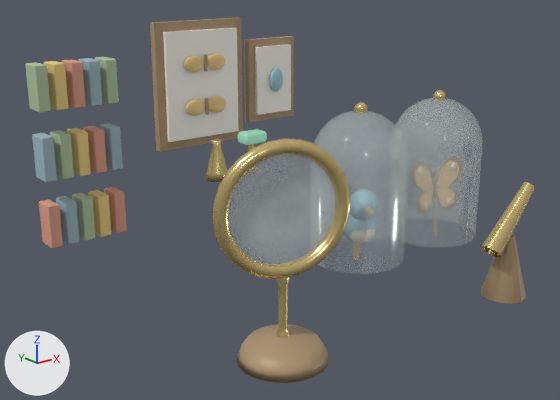
The glTF model assets/equipment/attention_instruments.glb, before and after one commit.
Before and after are seen from a 50 mm lens placed at (0.89, -3.31, 5.51), pointed at (4.12, 0.74, 3.89). Every picture has the same lights, and +X, +Y and +Z are marked at lower left. The picture after the commit comes second. Where no turn or scale is listed for an object, it has been applied to the vertices. Vertices at exactly the same position are counted once.

The scene before the commit, as lines of its bpy script (objects in view):
```python
ob_attention_static_instruments = bpy.data.objects.new('Attention_Static_Instruments', me_attention_static_instruments_mesh)
ob_attention_static_instruments.location = (0.0, 0.0, 0.0)
ob_magnifier_lens_head = bpy.data.objects.new('Magnifier_Lens_Head', me_magnifier_lens_head_mesh)
ob_magnifier_lens_head.location = (3.52, -0.05, 4.14)
ob_magnifier_stand_post = bpy.data.objects.new('Magnifier_Stand_Post', me_magnifier_stand_post_mesh)
ob_magnifier_stand_post.location = (3.52, -0.05, 3.2)
```
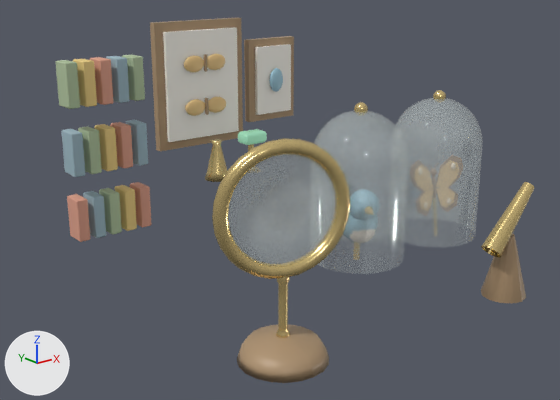
What differs and where, as boxes (x1, y1, x2, y2) in the pictures (560 x 400 px; the box of a moved part takes in the faces that stretch with it):
'Attention_Static_Instruments', reshaped (6% narrower): before (25, 18, 535, 383); after (56, 18, 535, 383)
part 1 of me_attention_static_instruments_mesh, moved or reshaped: before (39, 199, 63, 249); after (67, 194, 90, 242)
part 2 of me_attention_static_instruments_mesh, moved or reshaped: before (104, 187, 127, 233); after (130, 182, 152, 227)
part 3 of me_attention_static_instruments_mesh, moved or reshaped: before (83, 126, 107, 173); after (110, 122, 133, 168)
part 4 of me_attention_static_instruments_mesh, moved or reshaped: before (61, 59, 86, 108); after (90, 57, 114, 105)
part 5 of me_attention_static_instruments_mesh, moved or reshaped: before (56, 196, 79, 245); after (83, 191, 106, 238)
part 6 of me_attention_static_instruments_mesh, moved or reshaped: before (32, 133, 57, 183); after (61, 129, 85, 177)
part 7 of me_attention_static_instruments_mesh, moved or reshaped: before (100, 123, 123, 170); after (126, 120, 148, 166)
part 8 of me_attention_static_instruments_mesh, moved or reshaped: before (78, 58, 102, 106); after (106, 56, 129, 103)
part 9 of me_attention_static_instruments_mesh, moved or reshaped: before (72, 193, 96, 241); after (99, 188, 122, 235)
part 10 of me_attention_static_instruments_mesh, moved or reshaped: before (50, 130, 74, 179); after (78, 126, 102, 174)
part 11 of me_attention_static_instruments_mesh, moved or reshaped: before (25, 62, 51, 113); after (56, 60, 80, 109)
part 12 of me_attention_static_instruments_mesh, moved or reshaped: before (95, 57, 119, 104); after (122, 54, 145, 101)
part 13 of me_attention_static_instruments_mesh, moved or reshaped: before (88, 190, 111, 237); after (115, 185, 137, 231)
part 14 of me_attention_static_instruments_mesh, moved or reshaped: before (67, 128, 91, 176); after (95, 124, 118, 171)
part 15 of me_attention_static_instruments_mesh, moved or reshaped: before (44, 61, 69, 110); after (73, 59, 97, 107)

Edits to the bpy script that builds the scene:
```text
Change me_attention_static_instruments_mesh:
    used by ob_attention_static_instruments; location = (0.0, 0.0, 0.0)
    remove me_attention_static_instruments_mesh.from_pydata(...)  # 2103 vertices, 3942 faces; spans x 2.82..5.6, y -0.44..1.95, z 3.18..5.04
    add me_attention_static_instruments_mesh.from_pydata(...)  # 2103 vertices, 3942 faces; spans x 3.03..5.6, y -0.44..1.95, z 3.18..5.04
    me_attention_static_instruments_mesh part 1: the loose piece of 26 vertices spanning x 2.82..2.9, y 1.64..1.82, z 3.57..3.88 is moved by (0.21, 0.0, 0.0)
    me_attention_static_instruments_mesh part 2: the loose piece of 26 vertices spanning x 3.32..3.4, y 1.64..1.82, z 3.57..3.88 is moved by (0.21, 0.0, 0.0)
    me_attention_static_instruments_mesh part 3: the loose piece of 26 vertices spanning x 3.19..3.28, y 1.64..1.82, z 4.04..4.36 is moved by (0.21, 0.0, 0.0)
    me_attention_static_instruments_mesh part 4: the loose piece of 26 vertices spanning x 3.07..3.15, y 1.64..1.82, z 4.52..4.84 is moved by (0.21, 0.0, 0.0)
    me_attention_static_instruments_mesh part 5: the loose piece of 26 vertices spanning x 2.94..3.03, y 1.64..1.82, z 3.57..3.88 is moved by (0.21, 0.0, 0.0)
    me_attention_static_instruments_mesh part 6: the loose piece of 26 vertices spanning x 2.82..2.9, y 1.64..1.82, z 4.04..4.36 is moved by (0.21, 0.0, 0.0)
    me_attention_static_instruments_mesh part 7: the loose piece of 26 vertices spanning x 3.32..3.4, y 1.64..1.82, z 4.04..4.36 is moved by (0.21, 0.0, 0.0)
    me_attention_static_instruments_mesh part 8: the loose piece of 26 vertices spanning x 3.19..3.28, y 1.64..1.82, z 4.52..4.84 is moved by (0.21, 0.0, 0.0)
    me_attention_static_instruments_mesh part 9: the loose piece of 26 vertices spanning x 3.07..3.15, y 1.64..1.82, z 3.57..3.88 is moved by (0.21, 0.0, 0.0)
    me_attention_static_instruments_mesh part 10: the loose piece of 26 vertices spanning x 2.94..3.03, y 1.64..1.82, z 4.04..4.36 is moved by (0.21, 0.0, 0.0)
    me_attention_static_instruments_mesh part 11: the loose piece of 26 vertices spanning x 2.82..2.9, y 1.64..1.82, z 4.52..4.84 is moved by (0.21, 0.0, 0.0)
    me_attention_static_instruments_mesh part 12: the loose piece of 26 vertices spanning x 3.32..3.4, y 1.64..1.82, z 4.52..4.84 is moved by (0.21, 0.0, 0.0)
    me_attention_static_instruments_mesh part 13: the loose piece of 26 vertices spanning x 3.19..3.28, y 1.64..1.82, z 3.57..3.88 is moved by (0.21, 0.0, 0.0)
    me_attention_static_instruments_mesh part 14: the loose piece of 26 vertices spanning x 3.07..3.15, y 1.64..1.82, z 4.04..4.36 is moved by (0.21, 0.0, 0.0)
    me_attention_static_instruments_mesh part 15: the loose piece of 26 vertices spanning x 2.94..3.03, y 1.64..1.82, z 4.52..4.84 is moved by (0.21, 0.0, 0.0)
```
